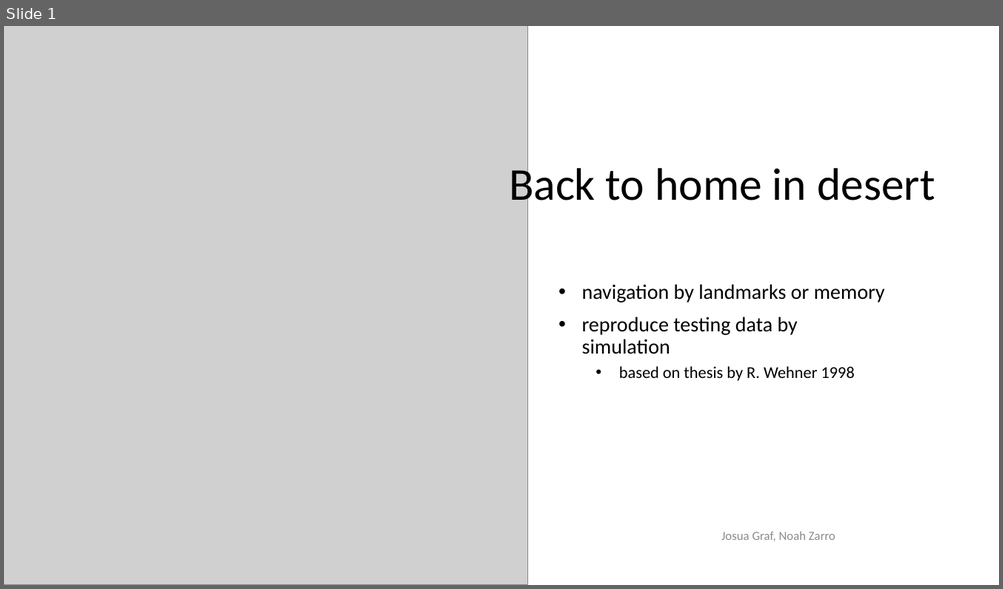
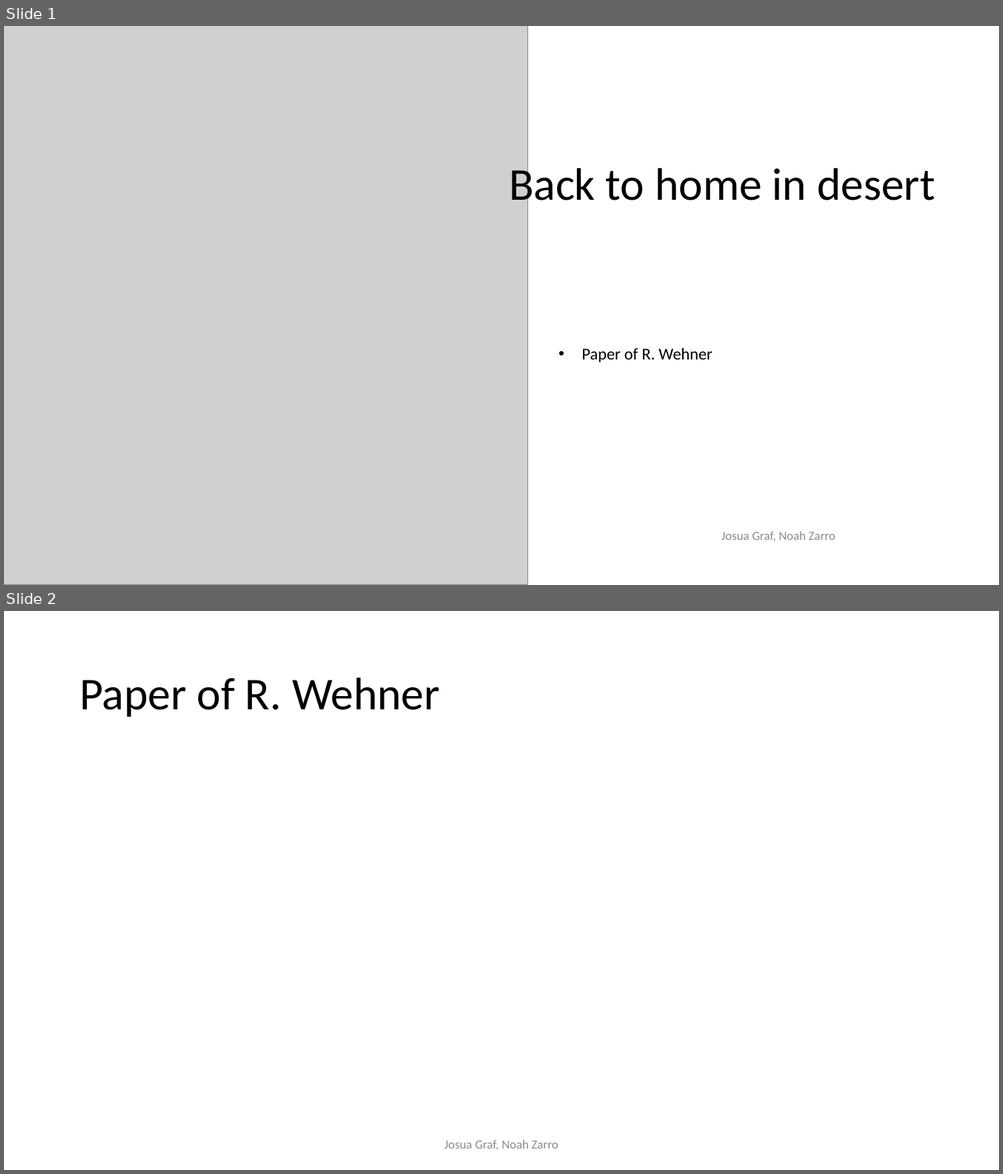
Before and after one commit to noahzarro/project_template, a slide deck: flashtalk/Back to home in desert.pptx. Shown one above the other, each under a label of ours: slide 1 before the commit, slides 1 and 2 after it. The pictures are 1003x589 and 1003x1174 pixels, drawn with LibreOffice and Linux fonts; fonts in the diff are those of the drawing; grey boxes stand for pictures; background and template pictures are left out. Boxes give left, top, right and bottom in pixels: in the first picture for what was removed or moved away, otherwise in the second. Text is boxed around its words. In the diff, an @@ line names an element or a change of style, - is before the commit and + after.

```diff
--- a/flashtalk/Back to home in desert.pptx
+++ b/flashtalk/Back to home in desert.pptx
@@ slide 2 added at [4, 611, 999, 1170], background #FFFFFF @@
@@ title added at [79, 678, 440, 717], 44 pt, text #000000 @@
+Paper of R. Wehner
@@ text added at [444, 1140, 558, 1150], 12 pt, text #8C8C8C @@
+Josua Graf, Noah Zarro
@@ slide 1 changed as well @@
@@ subtitle at [582, 348, 712, 363]: text changed; size 20 to 16 pt @@
-• navigation by landmarks or memory
-• reproduce testing data by simulation
-  • based on thesis by R. Wehner 1998
+• Paper of R. Wehner
```
Also in this commit, not shown: 6 other files.
